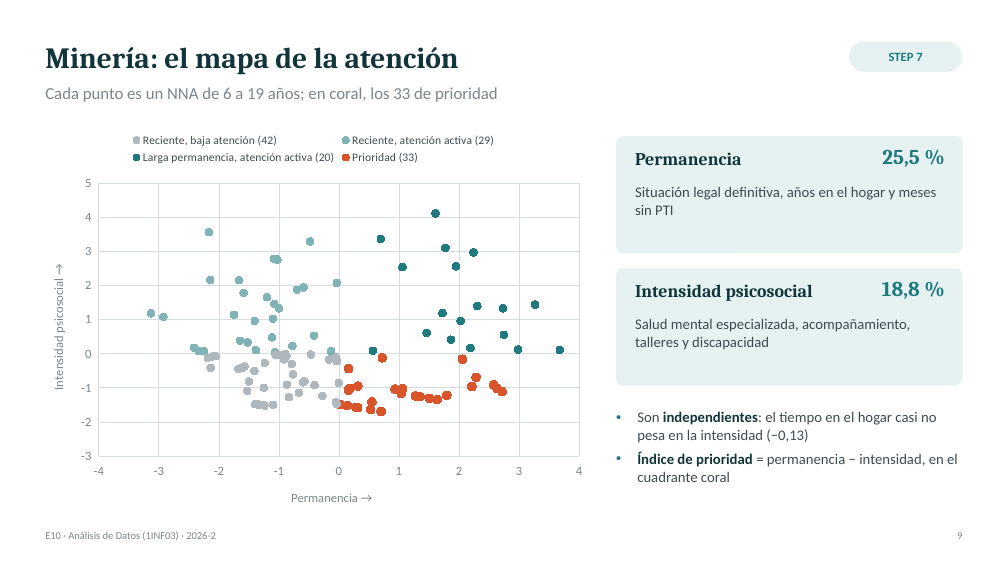
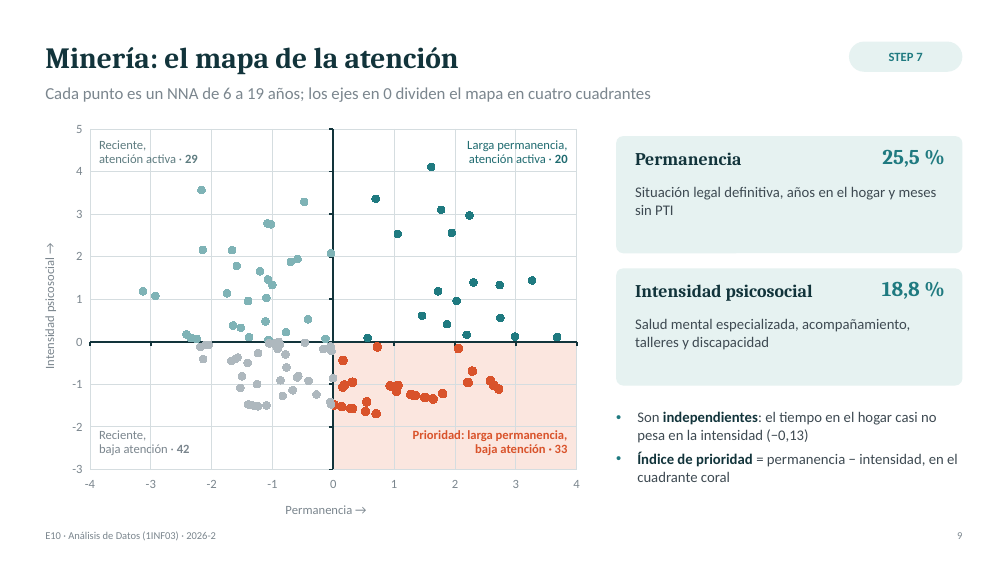
Before and after one commit to AlejandroHancco/TA_Analisis_Datos, a slide deck: slide 9 of entregables/Presentacion_Final_TA_E10.pptx. Drawn at 1008x567 pixels with LibreOffice and Linux fonts; fonts in the diff are those of the drawing. Boxes give left, top, right and bottom in pixels: in the first picture for what was removed or moved away, otherwise in the second. Text is boxed around its words. In the diff, an @@ line names an element or a change of style, - is before the commit and + after.

Commit message:
Mapa de la atención dividido en cuatro cuadrantes, como en el informe

```diff
--- a/entregables/Presentacion_Final_TA_E10.pptx
+++ b/entregables/Presentacion_Final_TA_E10.pptx
@@ text at (x1=45, y1=87, x2=651, y2=102): text changed @@
-Cada punto es un NNA de 6 a 19 años; en coral, los 33 de prioridad
+Cada punto es un NNA de 6 a 19 años; los ejes en 0 dividen el mapa en cuatro cuadrantes
@@ scatter chart at (x1=34, y1=121, x2=594, y2=522) @@
-Reciente, baja atención (42): (-0.89, 0), (-0.88, -0.1), (-1.5, -0.8), (-1.68, -0.4), (-2.05, -0.1), (-0.83, -1.3), (-1.35, -1.5), (-2.14, -0.4), (-0.92, -0.2), (-1.05, 0), (-0.05, -1.4), (-1.41, -0.5), (-0.03, -1.5), (-0.03, -1.5), (-0.03, -1.5), (-1.29, -1.5), (-1.53, -1.1), (-1.25, -1), (-0.57, -0.8), (-0.03, -0.2), (-1.1, -1.5), (-0.17, -0.2), (-1.4, -1.5), (-1.57, -0.4), (-1.61, -0.4), (-0.28, -1.2), (-0.87, -0.9), (-1.24, -1.5), (-2.18, -0.1), (-2.18, -0.1), (-1.24, -0.3), (-0.05, -0.1), (-0.67, -1.1), (-0.47, 0), (0, -0.9), (-2.1, -0.1), (-0.41, -0.9), (-0.77, -0.6), (-0.59, -0.8), (-0.97, 0), (-0.78, -0.3), (-1.61, -0.4)
+Series 1: (-0.89, 0), (-0.88, -0.1), (-1.5, -0.8), (-1.68, -0.4), (-2.05, -0.1), (-0.83, -1.3), (-1.35, -1.5), (-2.14, -0.4), (-0.92, -0.2), (-1.05, 0), (-0.05, -1.4), (-1.41, -0.5), (-0.03, -1.5), (-0.03, -1.5), (-0.03, -1.5), (-1.29, -1.5), (-1.53, -1.1), (-1.25, -1), (-0.57, -0.8), (-0.03, -0.2), (-1.1, -1.5), (-0.17, -0.2), (-1.4, -1.5), (-1.57, -0.4), (-1.61, -0.4), (-0.28, -1.2), (-0.87, -0.9), (-1.24, -1.5), (-2.18, -0.1), (-2.18, -0.1), (-1.24, -0.3), (-0.05, -0.1), (-0.67, -1.1), (-0.47, 0), (0, -0.9), (-2.1, -0.1), (-0.41, -0.9), (-0.77, -0.6), (-0.59, -0.8), (-0.97, 0), (-0.78, -0.3), (-1.61, -0.4)
-Reciente, atención activa (29): (-1.1, 2.8), (-2.2, 0.1), (-1.5, 0.3), (-1.1, 0), (-0.1, 0.1), (-1.1, 0.5), (-2.2, 3.6), (-0.5, 3.3), (-1.7, 1.1), (-1.7, 2.1), (-0.7, 1.9), (-0.6, 1.9), (-1.1, 1), (-0.8, 0.2), (-1, 2.8), (-1.4, 1), (-2.3, 0.1), (-0.4, 0.5), (-3.1, 1.2), (-1.4, 0.1), (-1, 1.3), (0, 2.1), (-1.1, 1.5), (-2.4, 0.2), (-1.6, 1.8), (-1.6, 0.4), (-1.2, 1.7), (-2.9, 1.1), (-2.1, 2.2)
+Series 2: (-1.1, 2.8), (-2.2, 0.1), (-1.5, 0.3), (-1.1, 0), (-0.1, 0.1), (-1.1, 0.5), (-2.2, 3.6), (-0.5, 3.3), (-1.7, 1.1), (-1.7, 2.1), (-0.7, 1.9), (-0.6, 1.9), (-1.1, 1), (-0.8, 0.2), (-1, 2.8), (-1.4, 1), (-2.3, 0.1), (-0.4, 0.5), (-3.1, 1.2), (-1.4, 0.1), (-1, 1.3), (0, 2.1), (-1.1, 1.5), (-2.4, 0.2), (-1.6, 1.8), (-1.6, 0.4), (-1.2, 1.7), (-2.9, 1.1), (-2.1, 2.2)
-Larga permanencia, atención activa (20): (2.3, 1.4), (3, 0.1), (3.7, 0.1), (1.1, 2.5), (2.7, 1.3), (1.9, 2.6), (1.8, 3.1), (4.6, 3), (2.2, 0.2), (3, 0.1), (3.3, 1.4), (1.5, 0.6), (2, 1), (1.9, 0.4), (2.7, 0.6), (0.7, 3.4), (0.6, 0.1), (1.6, 4.1), (2.2, 3), (1.7, 1.2)
+Series 3: (2.3, 1.4), (3, 0.1), (3.7, 0.1), (1.1, 2.5), (2.7, 1.3), (1.9, 2.6), (1.8, 3.1), (4.6, 3), (2.2, 0.2), (3, 0.1), (3.3, 1.4), (1.5, 0.6), (2, 1), (1.9, 0.4), (2.7, 0.6), (0.7, 3.4), (0.6, 0.1), (1.6, 4.1), (2.2, 3), (1.7, 1.2)
-Prioridad (33): (2.72, -1.1), (2.63, -1), (2.58, -0.9), (2.22, -1), (2.21, -1), (2.21, -1), (1.8, -1.2), (1.64, -1.3), (2.29, -0.7), (1.51, -1.3), (1.5, -1.3), (1.35, -1.3), (1.31, -1.3), (1.28, -1.2), (0.7, -1.7), (0.7, -1.7), (2.06, -0.2), (1.04, -1.2), (0.53, -1.6), (1.06, -1), (0.94, -1), (0.55, -1.4), (0.31, -1.6), (0.28, -1.6), (0.14, -1.5), (0.02, -1.5), (0.02, -1.5), (0.32, -0.9), (0.32, -0.9), (0.16, -1.1), (0.18, -1), (0.72, -0.1), (0.16, -0.4)
+Series 4: (2.72, -1.1), (2.63, -1), (2.58, -0.9), (2.22, -1), (2.21, -1), (2.21, -1), (1.8, -1.2), (1.64, -1.3), (2.29, -0.7), (1.51, -1.3), (1.5, -1.3), (1.35, -1.3), (1.31, -1.3), (1.28, -1.2), (0.7, -1.7), (0.7, -1.7), (2.06, -0.2), (1.04, -1.2), (0.53, -1.6), (1.06, -1), (0.94, -1), (0.55, -1.4), (0.31, -1.6), (0.28, -1.6), (0.14, -1.5), (0.02, -1.5), (0.02, -1.5), (0.32, -0.9), (0.32, -0.9), (0.16, -1.1), (0.18, -1), (0.72, -0.1), (0.16, -0.4)
@@ legend changed @@
@@ category axis changed @@
@@ value axis changed @@
@@ plot area changed @@
@@ scatter chart resized from (x1=34, y1=125, x2=594, y2=522) to (x1=34, y1=121, x2=594, y2=522) @@
@@ text added at (x1=99, y1=140, x2=198, y2=167), 12 pt, text #5E7C80 @@
+Reciente,
+atención activa · 29
@@ text added at (x1=467, y1=139, x2=568, y2=163), 12 pt, text #1F6B70 @@
+Larga permanencia,
+atención activa · 20
@@ rectangle added at (x1=333, y1=342, x2=577, y2=470), fill #FBE6DF @@
@@ text added at (x1=99, y1=430, x2=190, y2=457), 12 pt, text #7B868E @@
+Reciente,
+baja atención · 42
@@ text added at (x1=413, y1=430, x2=568, y2=455), 12 pt, text #D9532B, bold @@
+Prioridad: larga permanencia,
+baja atención · 33
```
